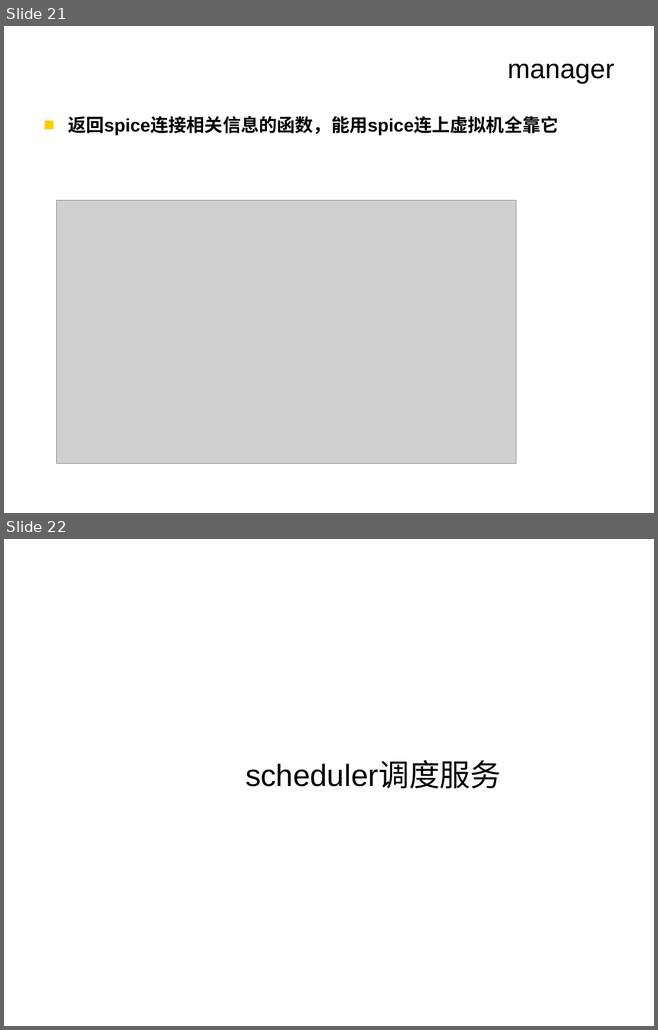
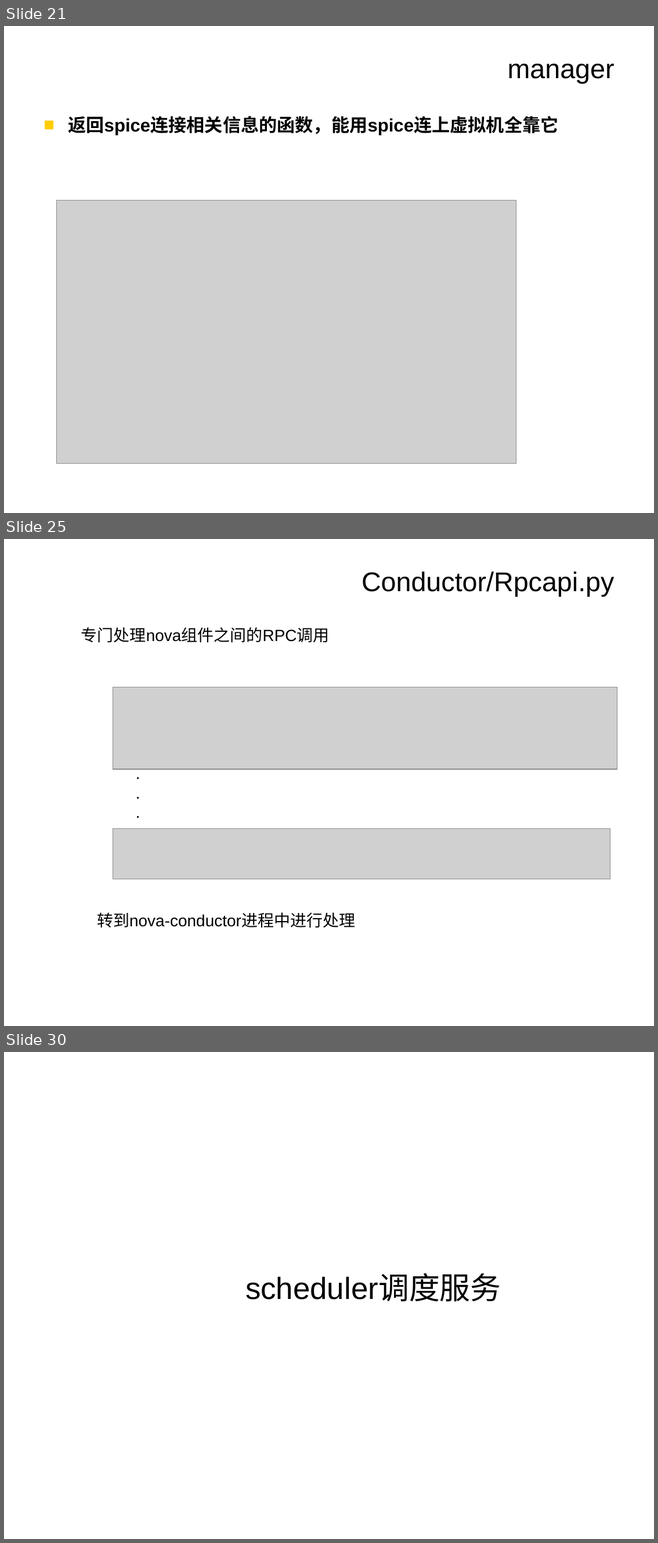
Before and after one commit to CourseCloudDesktop/cloudDesktop, a slide deck: final task/云桌面.ppt. Shown one above the other, each under a label of ours: slides 21 and 22 before the commit, slides 21, 25 and 30 after it; the slides between them are not shown. The pictures are 658x1030 and 658x1543 pixels, drawn with LibreOffice and Linux fonts; fonts in the diff are those of the drawing; grey boxes stand for pictures; background and template pictures are left out. Boxes give left, top, right and bottom in pixels: in the first picture for what was removed or moved away, otherwise in the second. Text is boxed around its words. In the diff, an @@ line names an element or a change of style, - is before the commit and + after.

```diff
--- a/final task/云桌面.ppt
+++ b/final task/云桌面.ppt
@@ slide 25 added at box(4, 539, 654, 1026), background picture (left out) @@
@@ title added at box(361, 571, 614, 596), 30 pt, text #000000 @@
+Conductor/Rpcapi.py
@@ text added at box(81, 627, 329, 643), 18 pt, text #000000 @@
+专门处理nova组件之间的RPC调用
@@ picture added at box(113, 687, 616, 769) @@
@@ text added at box(129, 763, 147, 828), 18 pt, text #000000 @@
+·
+·
+·
@@ picture added at box(113, 829, 610, 879) @@
@@ text added at box(97, 913, 355, 928), 18 pt, text #000000 @@
+转到nova-conductor进程中进行处理
@@ what was slide 22 is now slide 30 @@
```
Also in this commit, not shown: 1 slide changed, 7 other slides added.
